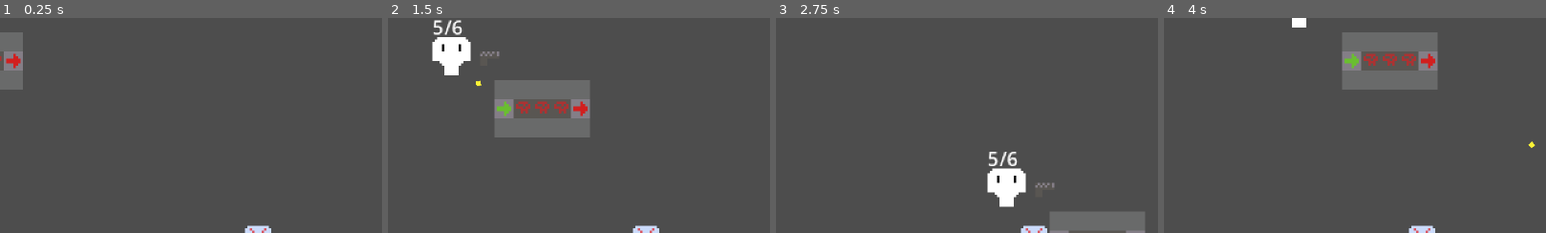
Above: before the commit, frames 1-4 (left to right).
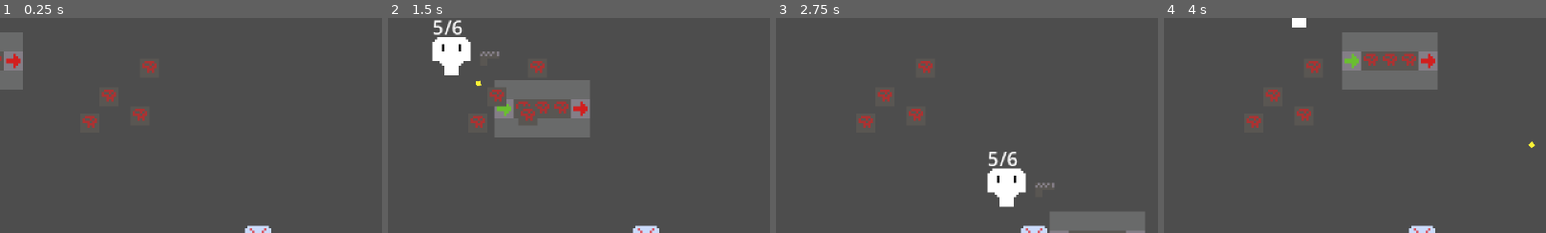
Above: after the commit, the same moments.

Repository: Kimbix/gun-factory-game
Game: Godot game, scene res://main.tscn
Two runs of this game, one before a commit and one after it. Both use one fixed random seed, a clock stepped at 60 frames per second and the inputs below.
Inputs (mouse positions are % of the whole screen's width and height, from its top left):
- Up to frame 1 (0.25 s): no input
- Up to frame 2 (1.5 s): tap Enter at 0.5 s; move the mouse to (72, 45) at 0.52 s; hold D (move_right) 0.53-1.28 s; hold E (interact, bound only after the commit) 0.53-1.28 s; move the mouse to (30, 55) at 1.27 s; hold S (move_down) from 1.28 s (still down); click (30, 55) at 1.35 s
- Up to frame 3 (2.75 s): tap E (interact, bound only after the commit) at 1.55 s; move the mouse to (60, 28) at 2.02 s; release S (move_down) at 2.03 s; hold D (move_right) from 2.03 s (still down); hold E (interact, bound only after the commit) from 2.03 s (still down)
- Up to frame 4 (4 s): move the mouse to (45, 70) at 2.77 s; release D (move_right) at 2.78 s; release E (interact, bound only after the commit) at 2.78 s; hold W (move_up) 2.78-3.53 s; tap E (interact, bound only after the commit) at 2.85, 3.8 s; move the mouse to (80, 65) at 3.52 s; press the mouse at (80, 65) at 3.53 s; hold A (move_left) from 3.53 s (still down)
The pictures show only the part of the screen within x 15-65%, y 2-52%; the shares and areas given below are measured in that part.

The runs differ from the first frame. In frame 1, 0.6% of the frame differs, in the area x 21-41%, y 20-52%; in frame 2, 0.7%; in frame 3, 0.6%; in frame 4, 0.6%.

Commit message:
Inventory system: 8-slot storage for ComponentTypes, stacks up to 9999

Diff:
--- /dev/null
+++ b/item_pickup.tscn
@@ -0,0 +1,6 @@
+[gd_scene format=3 uid="uid://draegw5d5jk4x"]
+
+[ext_resource type="Script" uid="uid://tkmyy7xemhmv" path="res://scripts/items/item_pickup.gd" id="1_script"]
+
+[node name="ItemPickup" type="Node2D" unique_id=788022050]
+script = ExtResource("1_script")
--- a/main.tscn
+++ b/main.tscn
@@ -2,6 +2,8 @@
 
 [ext_resource type="PackedScene" uid="uid://ebp2kbcqqaso" path="res://player.tscn" id="1_player_scene"]
 [ext_resource type="PackedScene" uid="uid://x4x73fufhfjf" path="res://target_dummy.tscn" id="2_target"]
+[ext_resource type="PackedScene" uid="uid://draegw5d5jk4x" path="res://item_pickup.tscn" id="3_1bvp3"]
+[ext_resource type="Resource" uid="uid://btqfkhvfby77p" path="res://assets/components/damage_processor.tres" id="4_272bh"]
 
 [node name="Main" type="Node2D" unique_id=1436259564]
 
@@ -9,3 +11,19 @@
 
 [node name="TargetDummy" parent="." unique_id=1211591133 instance=ExtResource("2_target")]
 position = Vector2(157, 96)
+
+[node name="ItemPickup" parent="." unique_id=270444595 instance=ExtResource("3_1bvp3")]
+position = Vector2(86, 48)
+component_type = ExtResource("4_272bh")
+
+[node name="ItemPickup2" parent="." unique_id=788022050 instance=ExtResource("3_1bvp3")]
+position = Vector2(107, 45)
+component_type = ExtResource("4_272bh")
+
+[node name="ItemPickup3" parent="." unique_id=1675306936 instance=ExtResource("3_1bvp3")]
+position = Vector2(94, 37)
+component_type = ExtResource("4_272bh")
+
+[node name="ItemPickup4" parent="." unique_id=547948646 instance=ExtResource("3_1bvp3")]
+position = Vector2(111, 25)
+component_type = ExtResource("4_272bh")
--- a/project.godot
+++ b/project.godot
@@ -58,3 +58,8 @@
 "events": [Object(InputEventMouseButton,"resource_local_to_scene":false,"resource_name":"","device":-1,"window_id":0,"a …(253 unchanged characters)…
 ]
 }
+interact={
+"deadzone": 0.5,
+"events": [Object(InputEventKey,"resource_local_to_scene":false,"resource_name":"","device":-1,"window_id":0,"alt_pressed":false,"shift_pressed":false,"ctrl_pressed":false,"meta_pressed":false,"pressed":false,"keycode":0,"physical_keycode":69,"key_label":0,"unicode":101,"location":0,"echo":false,"script":null)
+]
+}
--- /dev/null
+++ b/scripts/items/item_pickup.gd
@@ -0,0 +1,33 @@
+class_name ItemPickup
+extends Node2D
+
+@export var component_type: ComponentType:
+	set(value):
+		component_type = value
+		_update_sprite()
+
+var _sprite: Sprite2D
+var _area: Area2D
+
+
+func _ready() -> void:
+	_sprite = Sprite2D.new()
+	add_child(_sprite)
+	_update_sprite()
+
+	_area = Area2D.new()
+	_area.collision_layer = 8
+	var shape := CollisionShape2D.new()
+	shape.shape = RectangleShape2D.new()
+	shape.shape.size = Vector2(8, 8)
+	_area.add_child(shape)
+	add_child(_area)
+
+
+func _update_sprite() -> void:
+	if _sprite == null:
+		return
+	if component_type != null and component_type.sprite != null:
+		_sprite.texture = component_type.sprite
+	else:
+		_sprite.texture = null
--- a/scripts/player/inventory.gd
+++ b/scripts/player/inventory.gd
@@ -17,15 +17,18 @@
 	for slot in slots:
 		if remaining <= 0:
 			break
+		if not slot.is_empty() and slot.component_type == type and slot.count < MAX_STACK:
+			var space := MAX_STACK - slot.count
+			var add := mini(remaining, space)
+			slot.count += add
+			remaining -= add
+	for slot in slots:
+		if remaining <= 0:
+			break
 		if slot.is_empty():
 			slot.component_type = type
 			slot.count = mini(remaining, MAX_STACK)
 			remaining -= slot.count
-		elif slot.component_type == type and slot.count < MAX_STACK:
-			var space := MAX_STACK - slot.count
-			var add := mini(remaining, space)
-			slot.count += add
-			remaining -= add
 	return remaining
 
 
--- a/scripts/player/player.gd
+++ b/scripts/player/player.gd
@@ -5,10 +5,56 @@
 @export var speed: float = 100.0
 
 var inventory: Inventory
+var _interact_area: Area2D
 
 
 func _ready() -> void:
 	inventory = Inventory.new()
+
+	_interact_area = Area2D.new()
+	_interact_area.collision_mask = 8
+	var shape := CollisionShape2D.new()
+	shape.shape = CircleShape2D.new()
+	shape.shape.radius = 16.0
+	_interact_area.add_child(shape)
+	add_child(_interact_area)
+
+
+func _unhandled_input(event: InputEvent) -> void:
+	if event.is_action_pressed(&"interact"):
+		var closest: ItemPickup = null
+		var closest_dist := INF
+		for area in _interact_area.get_overlapping_areas():
+			var pickup := area.get_parent() as ItemPickup
+			if pickup == null:
+				continue
+			var dist := global_position.distance_squared_to(pickup.global_position)
+			if dist < closest_dist:
+				closest_dist = dist
+				closest = pickup
+		if closest == null or closest.component_type == null:
+			return
+		var remaining := inventory.add_item(closest.component_type, 1)
+		if remaining == 0:
+			var name := String(closest.component_type.kind).capitalize()
+			_spawn_pickup_message("+1 " + name)
+			closest.queue_free()
+		else:
+			_spawn_pickup_message("Inventory Full")
+
+
+func _spawn_pickup_message(text: String) -> void:
+	var label := Label.new()
+	label.text = text
+	label.add_theme_font_size_override(&"font_size", 10)
+	label.horizontal_alignment = HORIZONTAL_ALIGNMENT_CENTER
+	label.position = Vector2(-40, -28)
+	add_child(label)
+	var tween := create_tween()
+	tween.set_parallel(true)
+	tween.tween_property(label, "position:y", label.position.y - 16, 1.0)
+	tween.tween_property(label, "modulate:a", 0.0, 1.0)
+	tween.finished.connect(label.queue_free)
 
 
 func _physics_process(_delta: float) -> void:
Not shown, added: scripts/items/item_pickup.gd.uid
